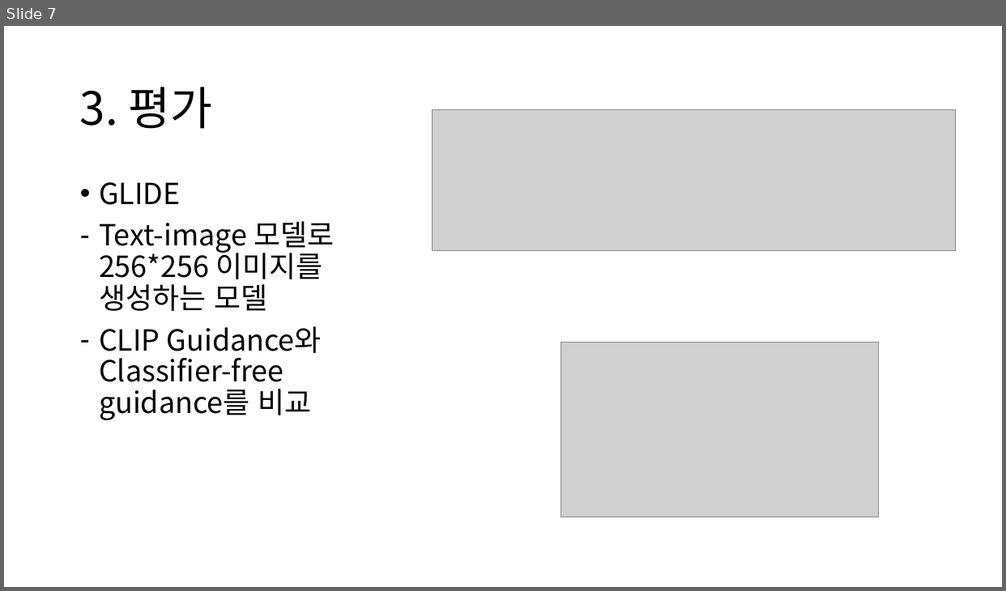
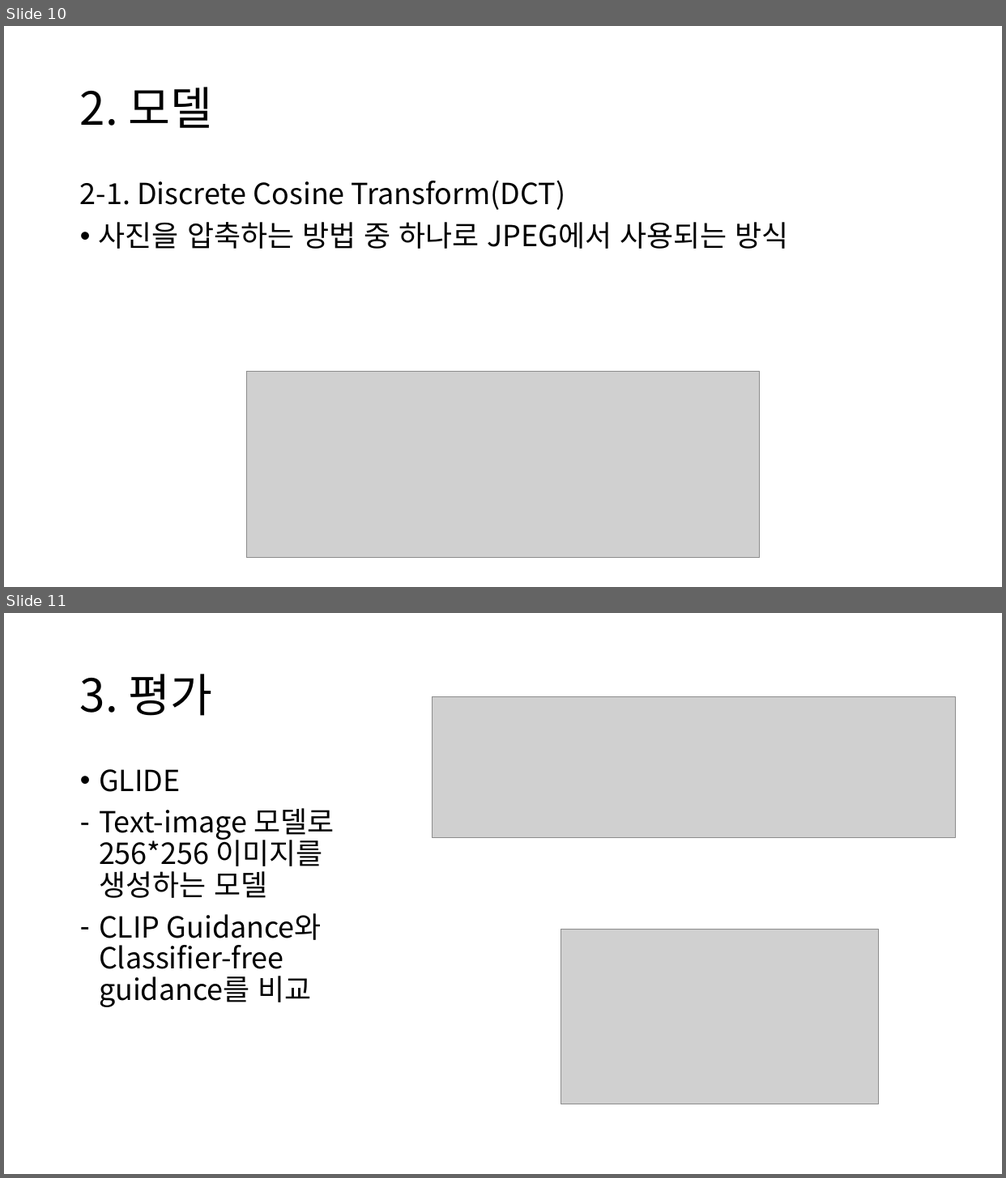
Before and after one commit to chroion/paper-review, a slide deck: The Stable Signature Rooting Watermarks in Latent Diffusion Models/Rooting Watermarks in Latent Diffusion Models.pptx. Shown one above the other, each under a label of ours: slide 7 before the commit, slides 10 and 11 after it. The pictures are 1006x591 and 1006x1178 pixels, drawn with LibreOffice and Linux fonts; fonts in the diff are those of the drawing; grey boxes stand for pictures. Boxes give left, top, right and bottom in pixels: in the first picture for what was removed or moved away, otherwise in the second. Text is boxed around its words. In the diff, an @@ line names an element or a change of style, - is before the commit and + after.

```diff
--- a/The Stable Signature Rooting Watermarks in Latent Diffusion Models/Rooting Watermarks in Latent Diffusion Models.pptx
+++ b/The Stable Signature Rooting Watermarks in Latent Diffusion Models/Rooting Watermarks in Latent Diffusion Models.pptx
@@ slide 10 added at <box>4,26,1002,587</box>, background #FFFFFF @@
@@ title added at <box>80,87,213,128</box>, 44 pt, text #000000 @@
+2. 모델
@@ text added at <box>80,180,788,249</box>, 28 pt, text #000000 @@
+2-1. Discrete Cosine Transform(DCT)
+• 사진을 압축하는 방법 중 하나로 JPEG에서 사용되는 방식
@@ picture added at <box>246,371,760,557</box> @@
@@ what was slide 7 is now slide 11 @@
```
Also in this commit, not shown: 3 slides changed, 3 other slides added, 3 other files.
